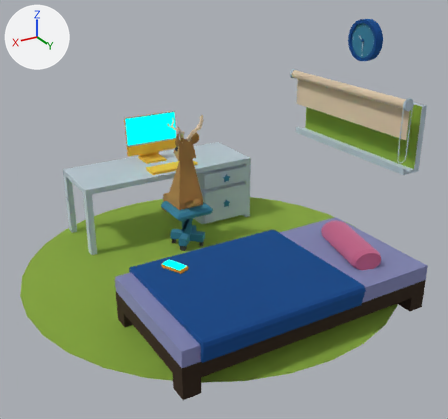
Before and after pictures for a commit that changed the glTF model models/bedroom.glb.
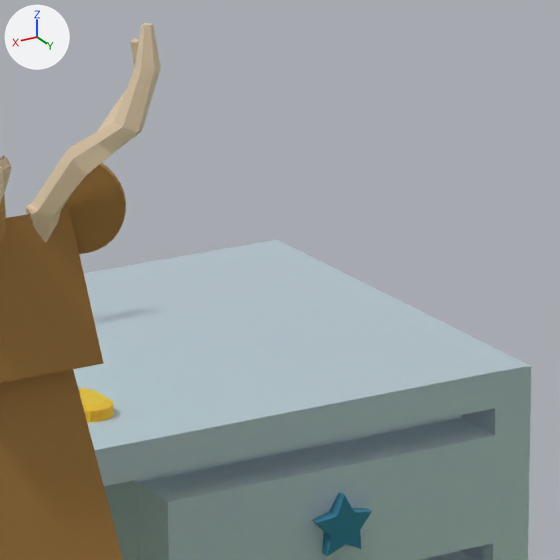
Each version is shown whole from a 50 mm camera at (20.0, 35.1, 21.6) aimed at (-0.1, 1.7, 4.9), then close up on the part from 41% to 57% of the width and 27% to 44% of the height. Lighting does not change. The marker at upper left points along +X, +Y and +Z. Where no turn or scale is listed for an object, it has been applied to the vertices.

The first close-up shows 'deer', 'desk', 'mouse'.
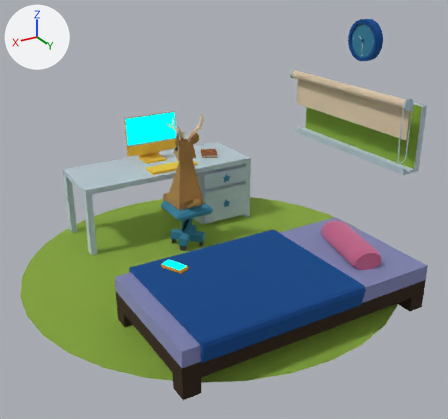
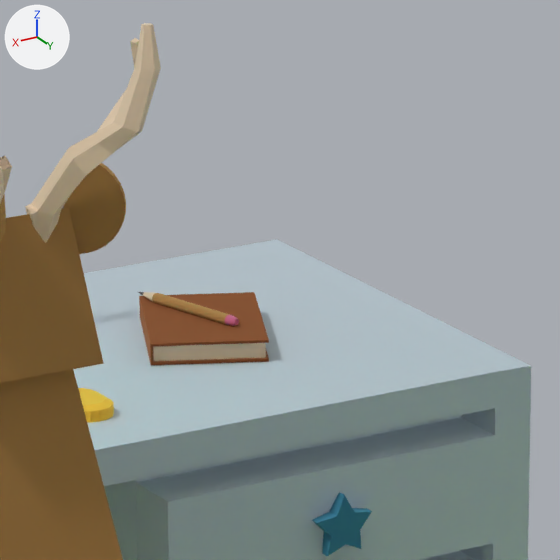
Changed parts and their boxes (x1, y1, x2, y2) in the close-ups (560 x 560 px):
```json
{"object": "guestbook", "change": "added", "after": [139, 292, 269, 365], "on screen": "brown"}
{"object": "pencil", "change": "added", "after": [138, 292, 239, 326], "on screen": "brown"}
```

Edits to the scene script, one JSON object a line:
```json
{"op": "add", "block": "me_cylinder_003", "code": ["me_cylinder_003 = bpy.data.meshes.new('Cylinder.003')", "me_cylinder_003.from_pydata(...)  # 193 vertices, 378 faces; spans x -0.213..0.22, y -0.822..0.658, z -0.055..0.055", "me_cylinder_003.materials.append(mat_lowpoly)  # picture img_palette"]}
{"op": "add", "block": "me_cube", "code": ["me_cube = bpy.data.meshes.new('Cube')", "me_cube.from_pydata(...)  # 32 vertices, 50 faces; spans x -0.92..0.92, y -1.02..1.02, z -0.12..0.12", "me_cube.materials.append(mat_lowpoly)  # picture img_palette"]}
{"op": "add", "block": "ob_pencil", "code": ["ob_pencil = bpy.data.objects.new('pencil', me_cylinder_003)", "ob_pencil.location = (-4.541, -8.479, 5.566)"]}
{"op": "add", "block": "ob_guestbook", "code": ["ob_guestbook = bpy.data.objects.new('guestbook', me_cube)", "ob_guestbook.location = (-4.572, -8.295, 5.393)"]}
```
